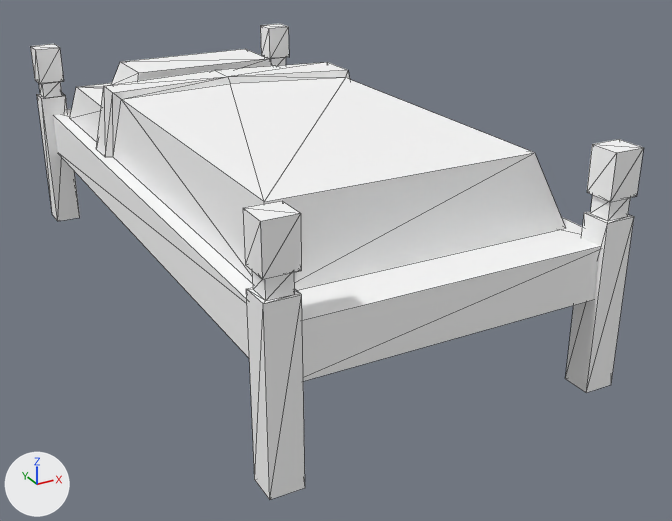
One commit to the glTF model assets/synty/simple_fantasy_interiors/models/SM_Prop_Bed_01.glb: the scene before it, then after it.
Rendered twice from a camera (50 mm lens) standing at (-0.025, -0.0537, 0.0276) and looking at (0.0026, -0.0036, 0.0026). The lights are fixed; the arrows at lower left show +X, +Y and +Z. Mesh edges are drawn as thin lines.

Objects in the first picture: 'SM_Prop_Bed_01'.
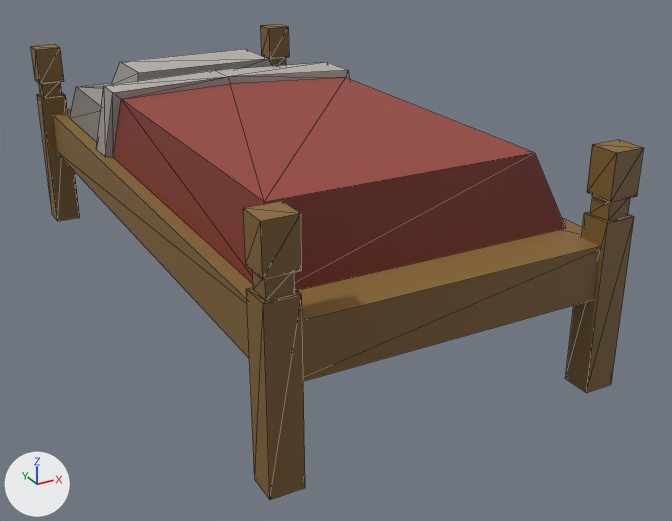
Pixel boxes (x1, y1, x2, y2) of what changed, in the pictures (672 x 521 px):
'SM_Prop_Bed_01', surface changed
    both: (31, 23, 643, 500)

What the commit changed:
Picture 'SimpleFantasyInteriorsTexture' (img_simplefantasyinteriorstexture) is new.
In material 'lambert1' (mat_lambert1), base_color is no longer (1.0, 1.0, 1.0), white #ffffff.
In material 'lambert1' (mat_lambert1), texture is now set to img_simplefantasyinteriorstexture.
